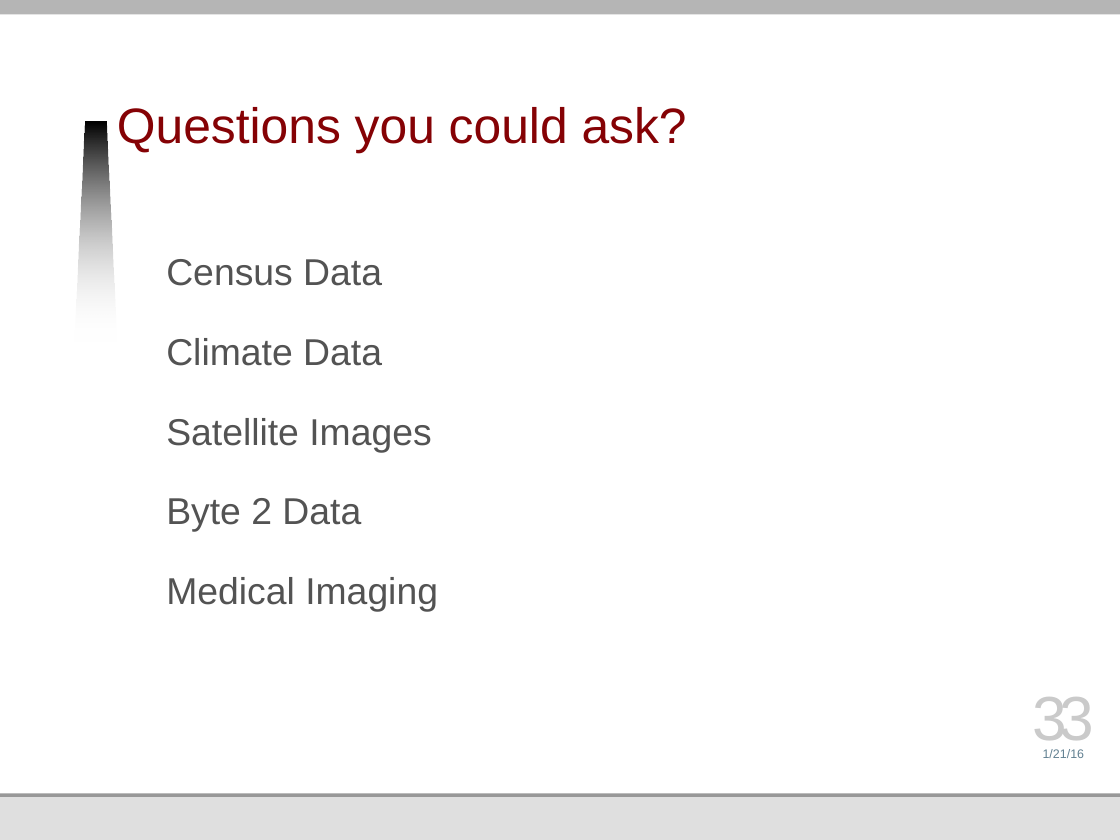
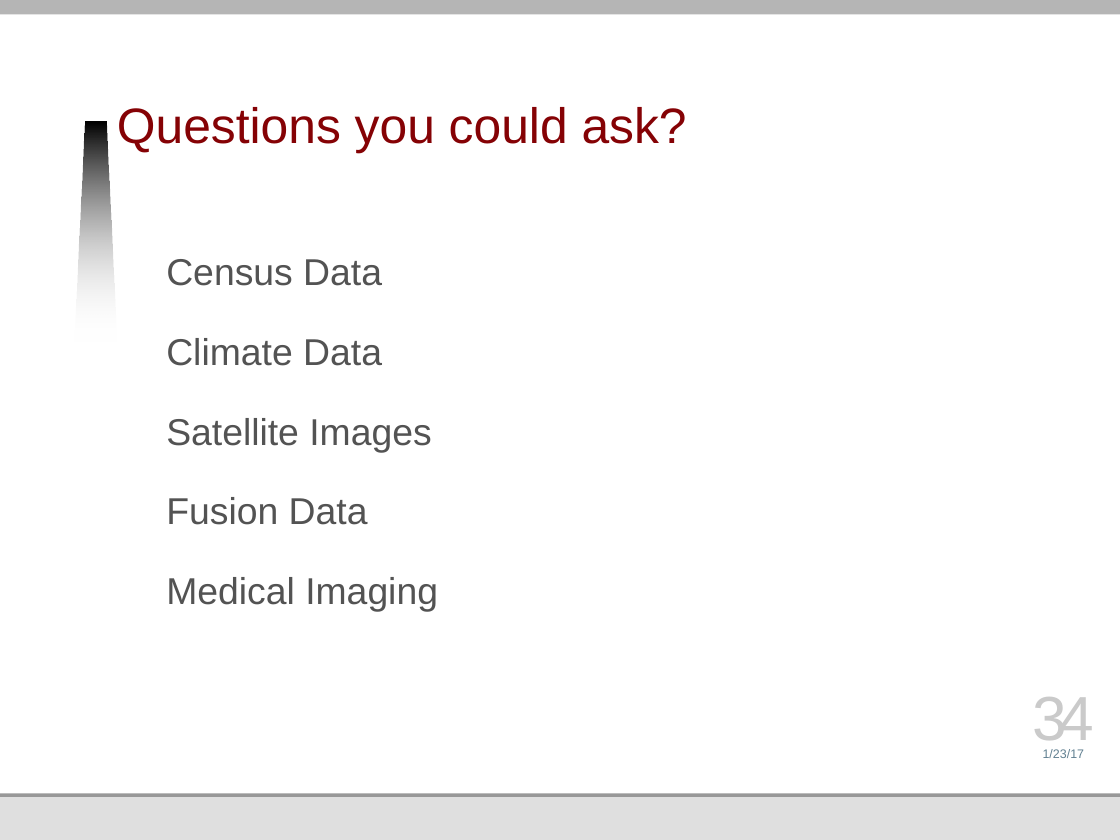
Before and after one commit to jmankoff/data, a slide deck: slide 34 of Lectures/3 Data Storage.pptx (slide 33 before the commit). Drawn at 1120x840 pixels with LibreOffice and Linux fonts; fonts in the diff are those of the drawing; background and template pictures are left out. Boxes give left, top, right and bottom in pixels: in the first picture for what was removed or moved away, otherwise in the second. Text is boxed around its words. In the diff, an @@ line names an element or a change of style, - is before the commit and + after.

```diff
--- a/Lectures/3 Data Storage.pptx
+++ b/Lectures/3 Data Storage.pptx
@@ text at bbox=[166, 497, 368, 525]: text changed @@
-  Byte 2 Data
+  Fusion Data
@@ page number at bbox=[1033, 697, 1094, 752]: text changed @@
-33
+34
@@ text at bbox=[1043, 749, 1085, 758]: text changed @@
-1/21/16
+1/23/17
```
Also in this commit, not shown: 34 other slides changed, 2 slides added.
